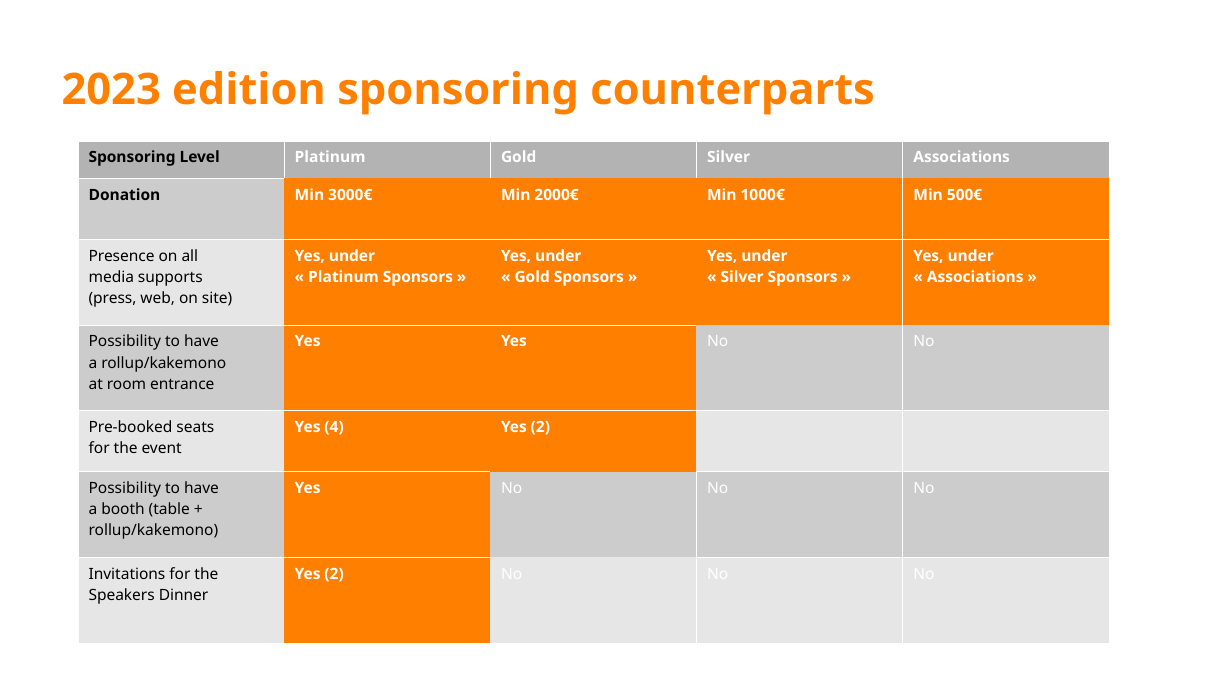
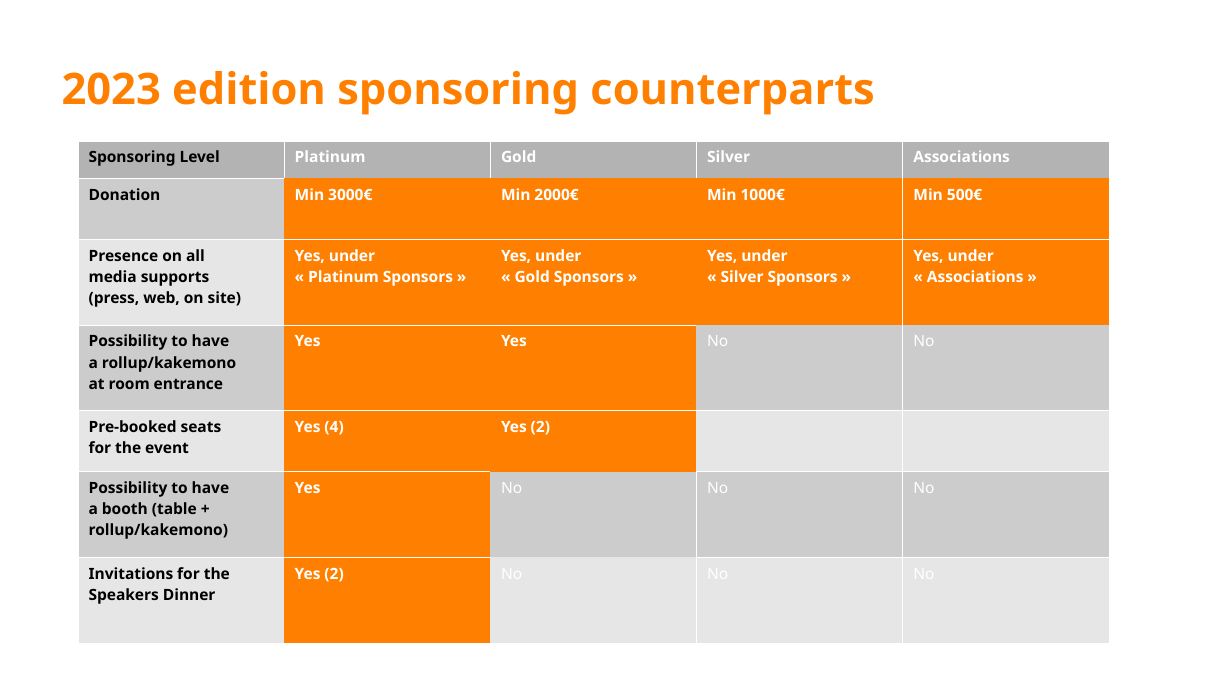
Before and after one commit to pass-the-salt/2023-communication, a slide deck: slide 6 of sponsoring/dossier-sponsoring-EN-2023.odp. Drawn at 1232x693 pixels with LibreOffice and Linux fonts; fonts in the diff are those of the drawing; background and template pictures are left out. Boxes give left, top, right and bottom in pixels: in the first picture for what was removed or moved away, otherwise in the second. Text is boxed around its words. In the diff, an @@ line names an element or a change of style, - is before the commit and + after.

```diff
--- a/sponsoring/dossier-sponsoring-EN-2023.odp
+++ b/sponsoring/dossier-sponsoring-EN-2023.odp
@@ table at <box>77,141,1109,643</box> @@
@@ bold on in "Presence on all", "media supports", "(press, web, on site)", "Possibility to have" and 9 more places @@
```
Also in this commit, not shown: 4 other slides changed, 1 other file.
